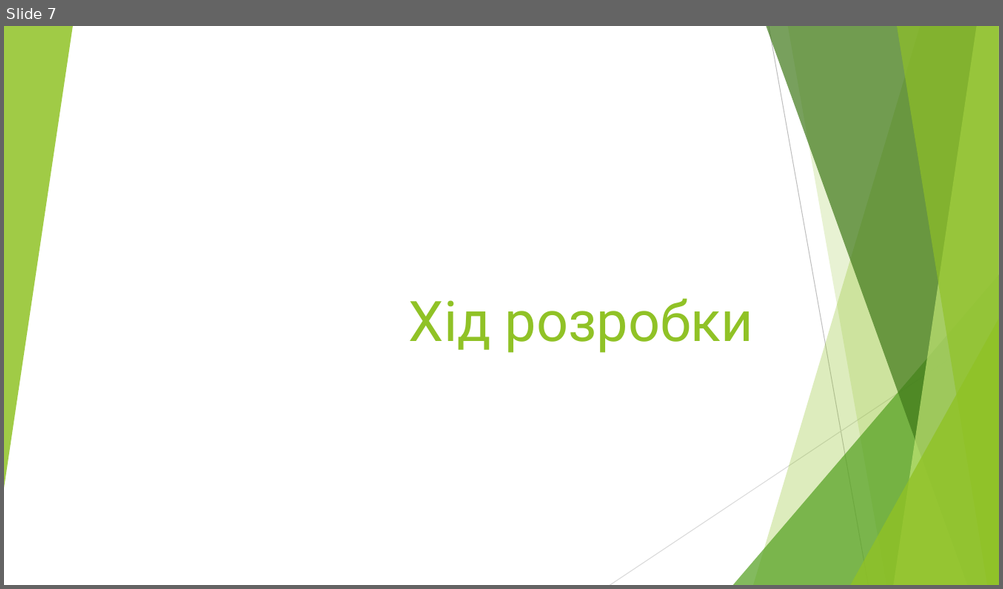
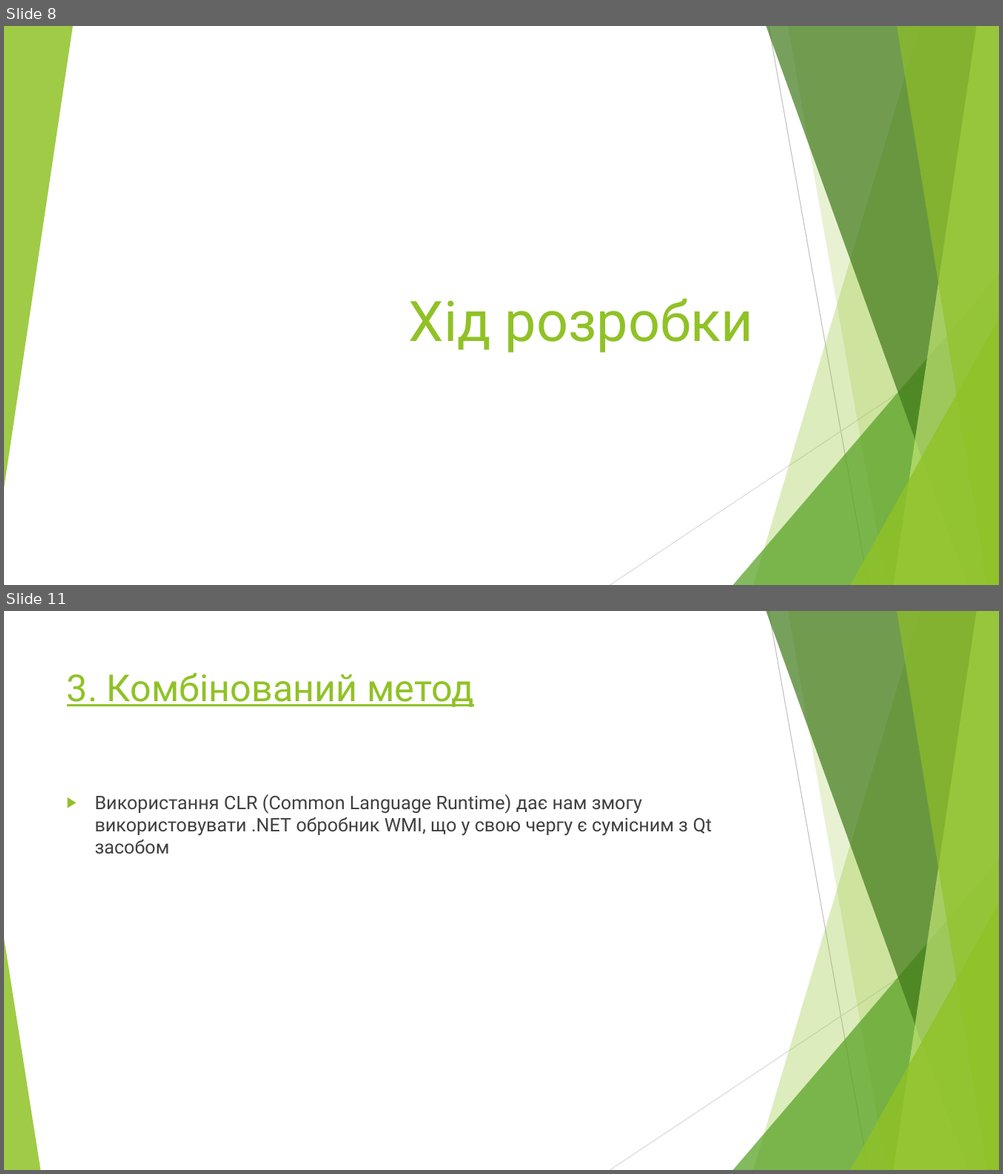
Before and after one commit to BohdanRozov/Boida27, a slide deck: Курсова робота на тему.pptx. Shown one above the other, each under a label of ours: slide 7 before the commit, slides 8 and 11 after it; the slides between them are not shown. The pictures are 1003x589 and 1003x1174 pixels, drawn with LibreOffice and Linux fonts; fonts in the diff are those of the drawing. Boxes give left, top, right and bottom in pixels: in the first picture for what was removed or moved away, otherwise in the second. Text is boxed around its words. In the diff, an @@ line names an element or a change of style, - is before the commit and + after.

```diff
--- a/Курсова робота на тему.pptx
+++ b/Курсова робота на тему.pptx
@@ slide 11 added at [4, 611, 999, 1170], background #FFFFFF; not listed: 9 template elements that a slide beside it also shows @@
@@ title added at [67, 672, 473, 707], 36 pt, text #90C226, underline @@
+3. Комбінований метод
@@ text added at [95, 795, 712, 854], 18 pt, text #404040 @@
+▶ Використання CLR (Common Language Runtime) дає нам змогу використовувати .NET обробник WMI, що у свою чергу є сумісним з Qt засобом
@@ triangle added at [4, 939, 40, 1170], fill #90C226 at 85% opacity @@
@@ what was slide 7 is now slide 8 @@
```
Also in this commit, not shown: 3 slides changed, 2 other slides added.
